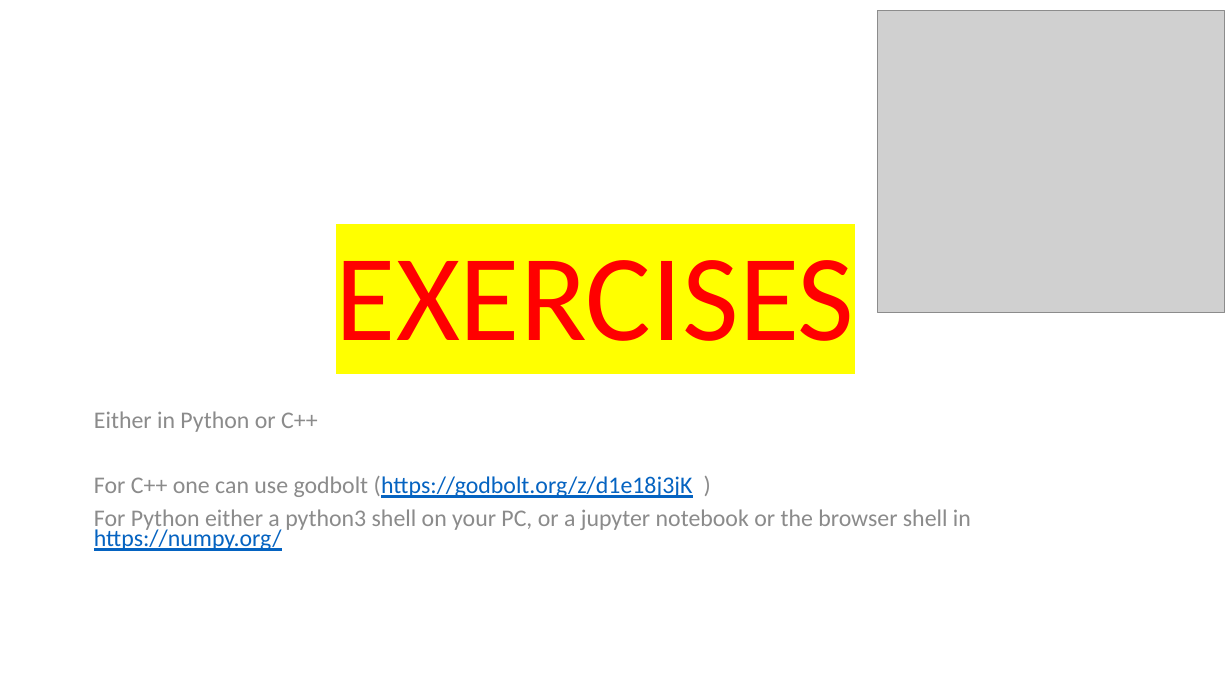
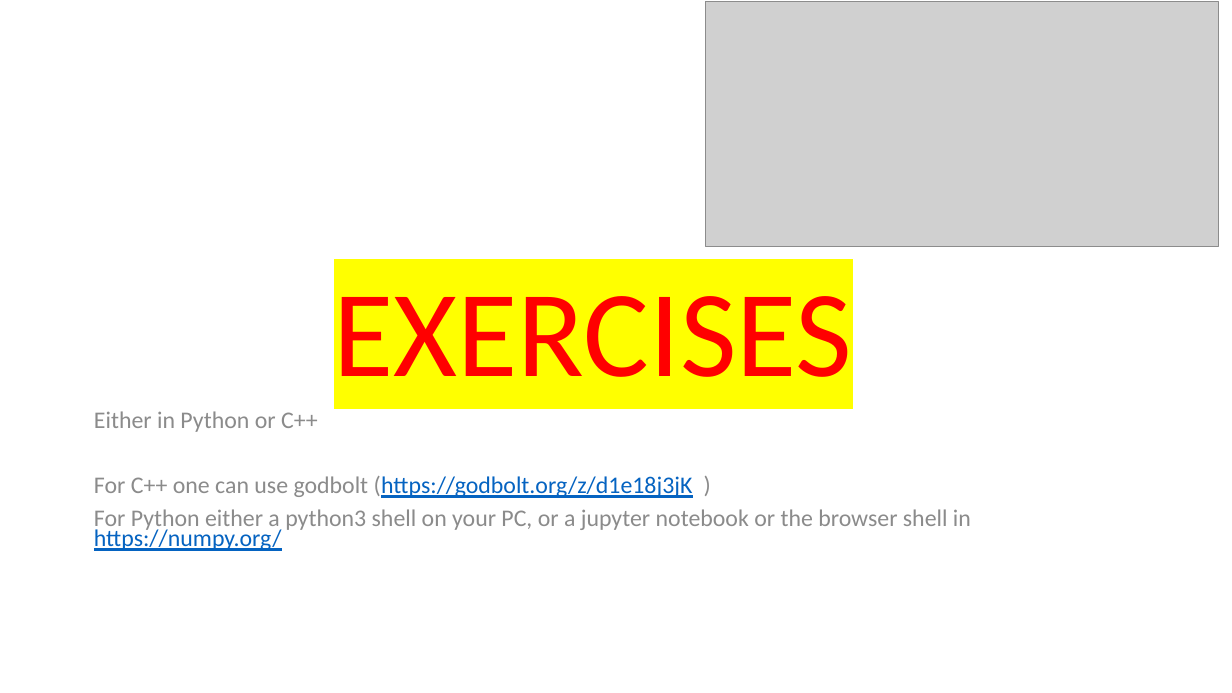
Before and after one commit to VinInn/FPCourse, a slide deck: slide 27 of Slides/FPforScientist.pptx (slide 26 before the commit). Drawn at 1232x693 pixels with LibreOffice and Linux fonts; fonts in the diff are those of the drawing; grey boxes stand for pictures. Boxes give left, top, right and bottom in pixels: in the first picture for what was removed or moved away, otherwise in the second. Text is boxed around its words. In the diff, an @@ line names an element or a change of style, - is before the commit and + after.

```diff
--- a/Slides/FPforScientist.pptx
+++ b/Slides/FPforScientist.pptx
@@ picture: place and size @@
-picture at (878, 10, 1226, 312)
+picture at (706, 1, 1219, 247)
@@ title "EXERCISES": place and size @@
-title "EXERCISES" at (336, 260, 855, 341)
+title "EXERCISES" at (334, 296, 853, 377)
```
Also in this commit, not shown: 7 other slides changed, 3 slides added.
